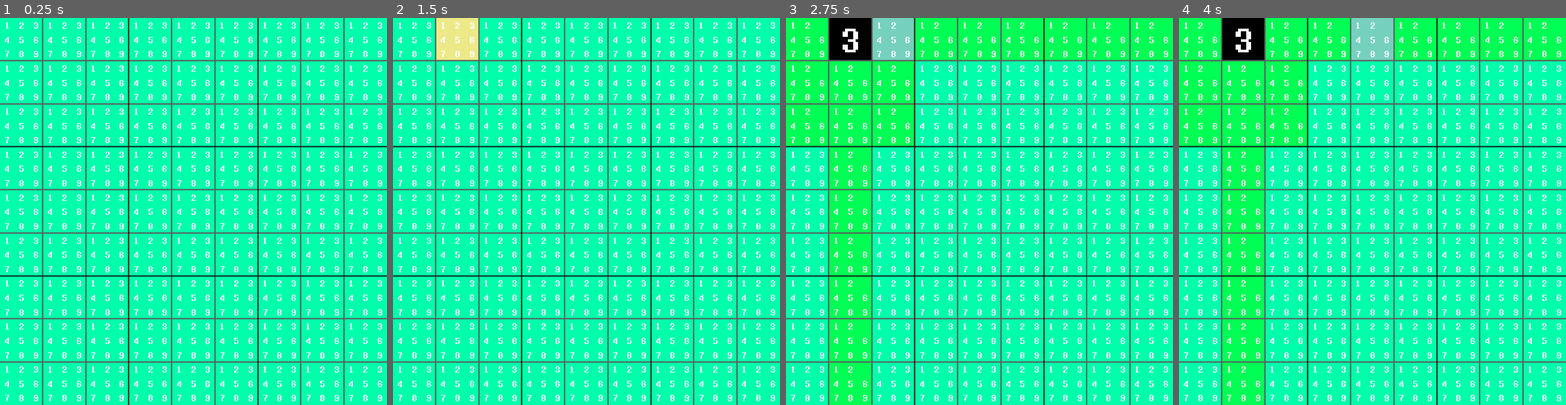
Above: before the commit, frames 1-4 (left to right).
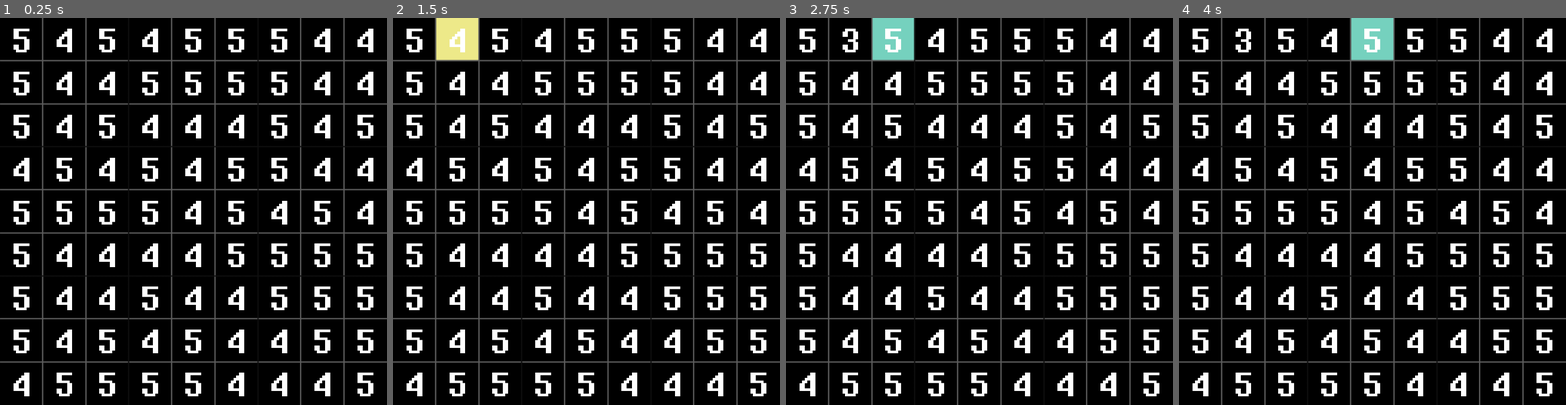
Above: after the commit, the same moments.

Repository: e-thab/sudoku
Game: Godot game, scene res://scenes/Main.tscn
The game is run twice, just before and just after one commit, with the same random seed, the same clock (stepped at 60 frames per second) and the same inputs.
Inputs (mouse positions are in pixels of both pictures, inside the frame that each line leads up to):
- Up to frame 1 (0.25 s): no input
- Up to frame 2 (1.5 s): tap Enter at 0.5 s; move the mouse to (416, 41) at 0.52 s; tap Delete (delete) at 0.6 s; click (416, 41) at 0.67 s; tap Space at 1.25 s; move the mouse to (458, 41) at 1.27 s; right-click (458, 41) at 1.35 s; click (458, 41) at 1.42 s
- Up to frame 3 (2.75 s): tap Enter at 2 s; move the mouse to (894, 41) at 2.02 s; tap R (random_val) at 2.1 s; click (894, 41) at 2.17 s
- Up to frame 4 (4 s): tap Space at 2.75 s; move the mouse to (1329, 41) at 2.77 s; click (1329, 41) at 2.85 s; tap Enter at 3.5 s; move the mouse to (1372, 41) at 3.52 s; tap Delete (delete) at 3.6 s; click (1372, 41) at 3.67 s

The runs differ from the first frame. In frame 1, 98% of the frame differs, in the area x 0-100%, y 0-100%; in frame 2, 97%; in frame 3, 95%; in frame 4, 95%.

Commit message:
testing algorithm

Diff:
--- a/scenes/Cell.gd
+++ b/scenes/Cell.gd
@@ -6,6 +6,7 @@
 var notes = [] # user notes
 var note_mode = false	# distinguish when entering solution (false) vs entering note (true)
 
+var solutions = []
 var solution = 0
 var solved = false
 var col = -1
@@ -20,7 +21,7 @@
 # Called when the node enters the scene tree for the first time.
 func _ready():
 	#tbd: apply solution number?
-	set_bg()
+	#set_bg()
 	pass # Replace with function body.
 
 
@@ -34,6 +35,7 @@
 	solved = false
 	markup = [1, 2, 3, 4, 5, 6, 7, 8, 9]
 	notes = []
+	#set_bg()
 
 
 func set_coords():
@@ -120,6 +122,8 @@
 	$Notes.visible = false
 	$Background.self_modulate = Color.black
 	solved = true
+	solution = n
+	solutions.append(n)
 	emit_signal("solve", col, row, box, n)
 
 
@@ -134,11 +138,29 @@
 	$Solution.self_modulate = Color.black
 
 
+func show_average():
+	var avg = avg(solutions)
+	$Solution.text = str(avg)
+	#$Solution.self_modulate = Color.black
+
+
+func avg(arr):
+	if arr:
+		var t = 0
+		for x in arr:
+			t += x
+		return t / len(arr)
+
+
 func set_bg():
-	if solved: return
+	var value
+	if solved:
+		value = solution
+	else:
+		value = len(markup)
 
 	var color = Color.black
-	match len(markup):
+	match value:
 		1:
 			color = Color(1, 0, 0)
 		2:
--- a/scenes/Cell.tscn
+++ b/scenes/Cell.tscn
@@ -29,7 +29,7 @@
 script = ExtResource( 1 )
 
 [node name="Background" type="TextureRect" parent="."]
-self_modulate = Color( 0.478431, 0, 1, 1 )
+self_modulate = Color( 1, 1, 1, 0 )
 anchor_right = 1.0
 anchor_bottom = 1.0
 texture = ExtResource( 2 )
--- a/scenes/Main.tscn
+++ b/scenes/Main.tscn
@@ -918,6 +918,3 @@
 anchor_bottom = 1.0
 mouse_filter = 2
 texture = ExtResource( 2 )
-__meta__ = {
-"_edit_use_anchors_": false
-}
--- a/scripts/board.gd
+++ b/scripts/board.gd
@@ -8,6 +8,7 @@
 							# Above arrays are 1-indexed for sudoku standards
 							# Boxes indexed left to right, top to bottom
 var cells = []	# Holds references to each cell, top left to bottom right
+var solved = 0
 
 
 #func _init():
@@ -15,6 +16,8 @@
 
 
 func _ready():
+	randomize()
+
 	for cell in get_children():
 		cell.set_coords()
 		cells.append(cell)
@@ -28,12 +31,26 @@
 #	for cell in cells:
 #		# delete this
 #		cell.show_solution()
+	avg_test()
+
+
+func avg_test():
+	for _i in range(50):
+		randomize_board()
+		for cell in cells:
+			cell.reset()
+
+	for cell in cells:
+		cell.show_average()
 
 
 func generate():
-	print("generating")
+	#print("generating")
 	solutions = [null]
 	randomize_board()
+
+#	for cell in cells:
+#		cell.set_bg()
 
 	#for x in rows:			#load into solutions
 	#	x.insert(0, null)	#1-indexing
@@ -42,35 +59,33 @@
 	#cols = _rows_to_cols(rows)
 	# populate boxes?
 
-	for x in solutions:
-		print(x)
+#	for x in solutions:
+#		print(x)
 
 
 func randomize_board():
-	# 1: find next empty cell, prioritizing fewest remaining possibilities
-	# 2: generate a random number from those possibilities
-	# 3: fill cell
-	# 4: remove that random from markups of associated cells
-	# 5: repeat.
+	# 1: find any cells with lonely digits, fill them if they exist
+	# 2: find any cells with naked singles, fill them if they exist
+	# 3: find the next unsolved cell with the fewest possibilities
+	# 4: fill cell with a random number generated from those possibilities
+	# 5: repeat
 
 	#var rnd = randi() % 9 + 1
 	#cells[0].set_solution(rnd)	# Set first rand solution in top left cell
-
-	for cell in cells:
+	while solved < 81:
 		var min_cell = min_possible_cell()			# Get minimum possible solution cell
 
-		var only = false
-		# if there is a number in that row/col/box that can only go in that cell,
-		# even if the cell has other possibilities that number should be entered
-
-		var rnd = random_choice(min_cell.markup)	# Generate random int from its solutions
-		min_cell.set_solution(rnd)					# Set cell solution to the random int
-		#_on_solve(cell.col, cell.row, cell.box, rnd)	#"Solve" cell to remove markups
-		print('Setting cell (', min_cell.col, ', ', min_cell.row, ') to ', rnd)
-
-	for cell in cells:
-		solutions.append(cell.solution)
-
+		if len(min_cell.markup) == 1:
+			var n = min_cell.markup[0]
+			min_cell.input_solution(n)
+		else:
+			var rnd = random_choice(min_cell.markup)		# Generate random int from its solutions
+			min_cell.input_solution(rnd)					# Set cell solution to the random int
+			#print('Setting cell (', min_cell.col, ', ', min_cell.row, ') to ', rnd)
+	solved = 0
+
+#	for cell in cells:
+#		solutions.append(cell.solution)
 
 
 func min_possible_cell():
@@ -80,7 +95,7 @@
 	var min_cell
 
 	for cell in cells:
-		if (cell.solution == 0) and (len(cell.markup) < min_amt):
+		if (!cell.solved) and (len(cell.markup) < min_amt):
 			min_cell = cell
 			min_amt = len(cell.markup)
 
@@ -128,9 +143,12 @@
 
 func find_lonely():
 	for cell in cells:
-		for n in cell.markup:
-			if is_lonely(cell.col, cell.row, cell.box, n):
-				cell.highlight_markup(n)
+		if !cell.solved:
+			for n in cell.markup:
+				if is_lonely(cell.col, cell.row, cell.box, n):
+					#cell.highlight_markup(n)
+					cell.input_solution(n)
+					return
 
 
 func is_lonely(col, row, box, n):
@@ -177,16 +195,17 @@
 	for cell in rows[row]:
 		cell.remove_markup(n)
 		cell.remove_note(n)
-		cell.set_bg()
+		#cell.set_bg()
 
 	for cell in cols[col]:
 		cell.remove_markup(n)
 		cell.remove_note(n)
-		cell.set_bg()
+		#cell.set_bg()
 
 	for cell in boxes[box]:
 		cell.remove_markup(n)
 		cell.remove_note(n)
-		cell.set_bg()
+		#cell.set_bg()
 
 	find_lonely()
+	solved += 1
